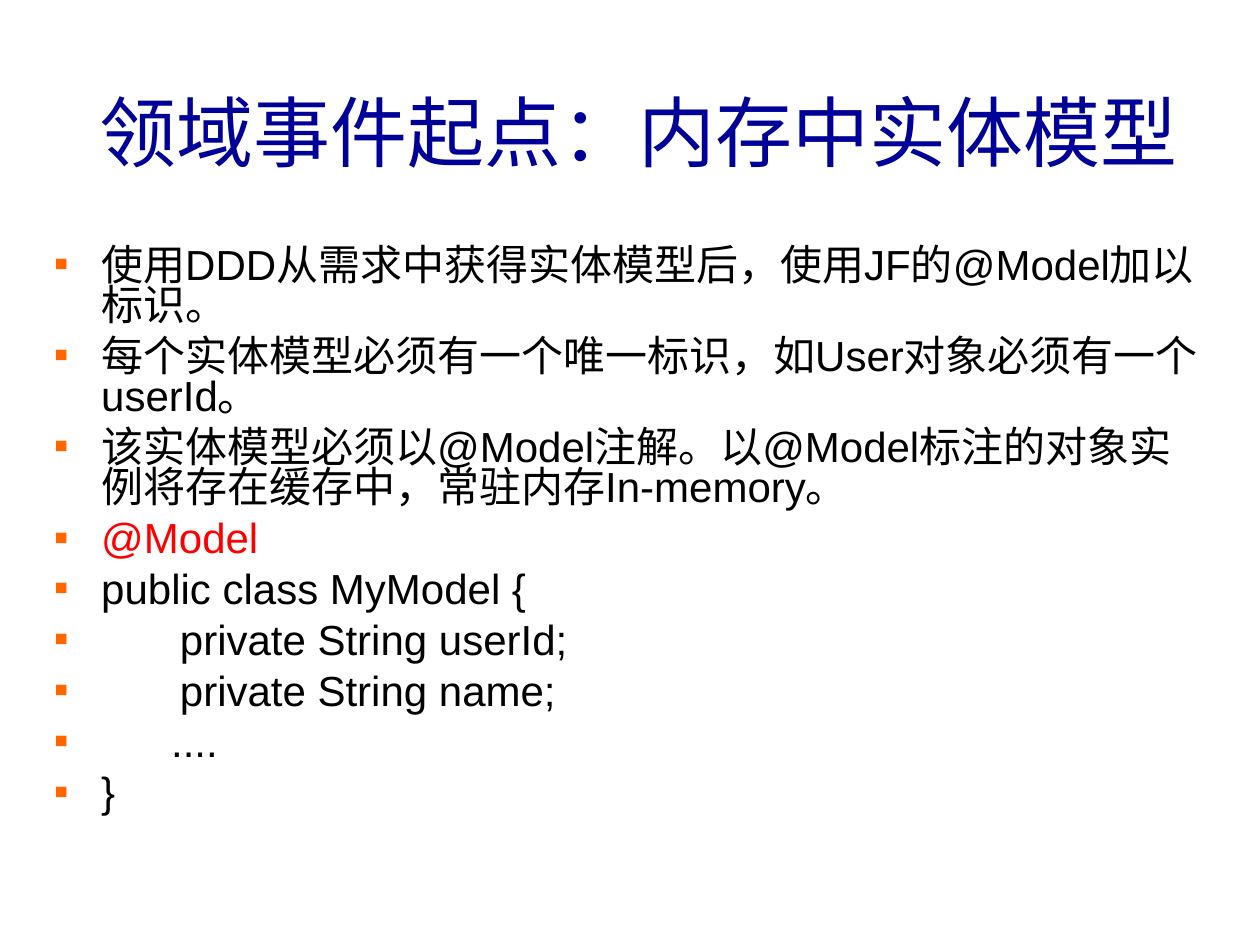
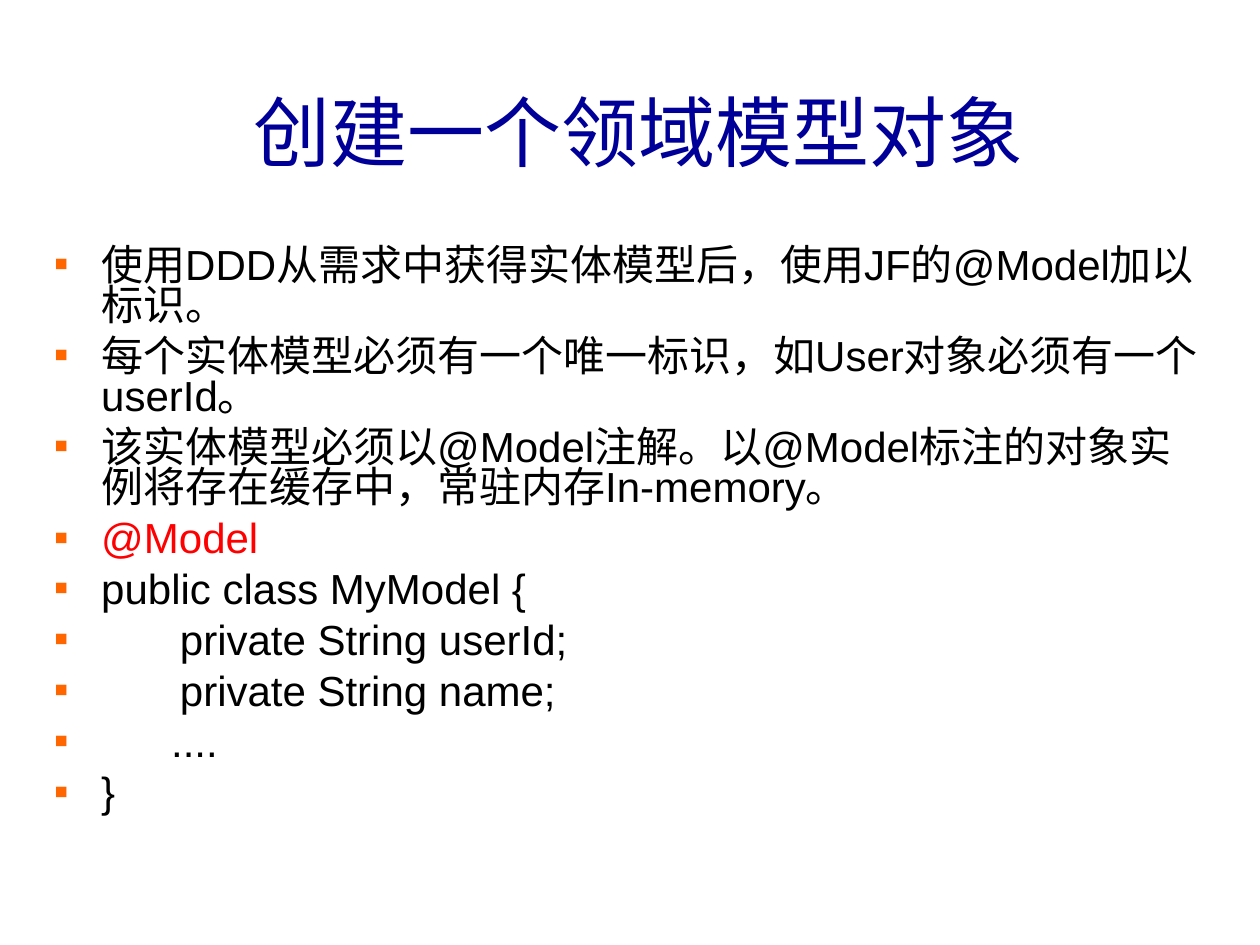
Before and after one commit to banq/jdonframework, a slide deck: slide 21 of doc/chinese/JdonFramework.ppt (slide 19 before the commit). Drawn at 1260x945 pixels with LibreOffice and Linux fonts; fonts in the diff are those of the drawing; background and template pictures are left out. Boxes give left, top, right and bottom in pixels: in the first picture for what was removed or moved away, otherwise in the second. Text is boxed around its words. In the diff, an @@ line names an element or a change of style, - is before the commit and + after.

```diff
--- a/doc/chinese/JdonFramework.ppt
+++ b/doc/chinese/JdonFramework.ppt
@@ title at (x1=253, y1=96, x2=1023, y2=168): text changed @@
-领域事件起点：内存中实体模型
+创建一个领域模型对象
```
Also in this commit, not shown: 4 other slides changed, 7 slides added, 2 slides removed, 1 other file.
